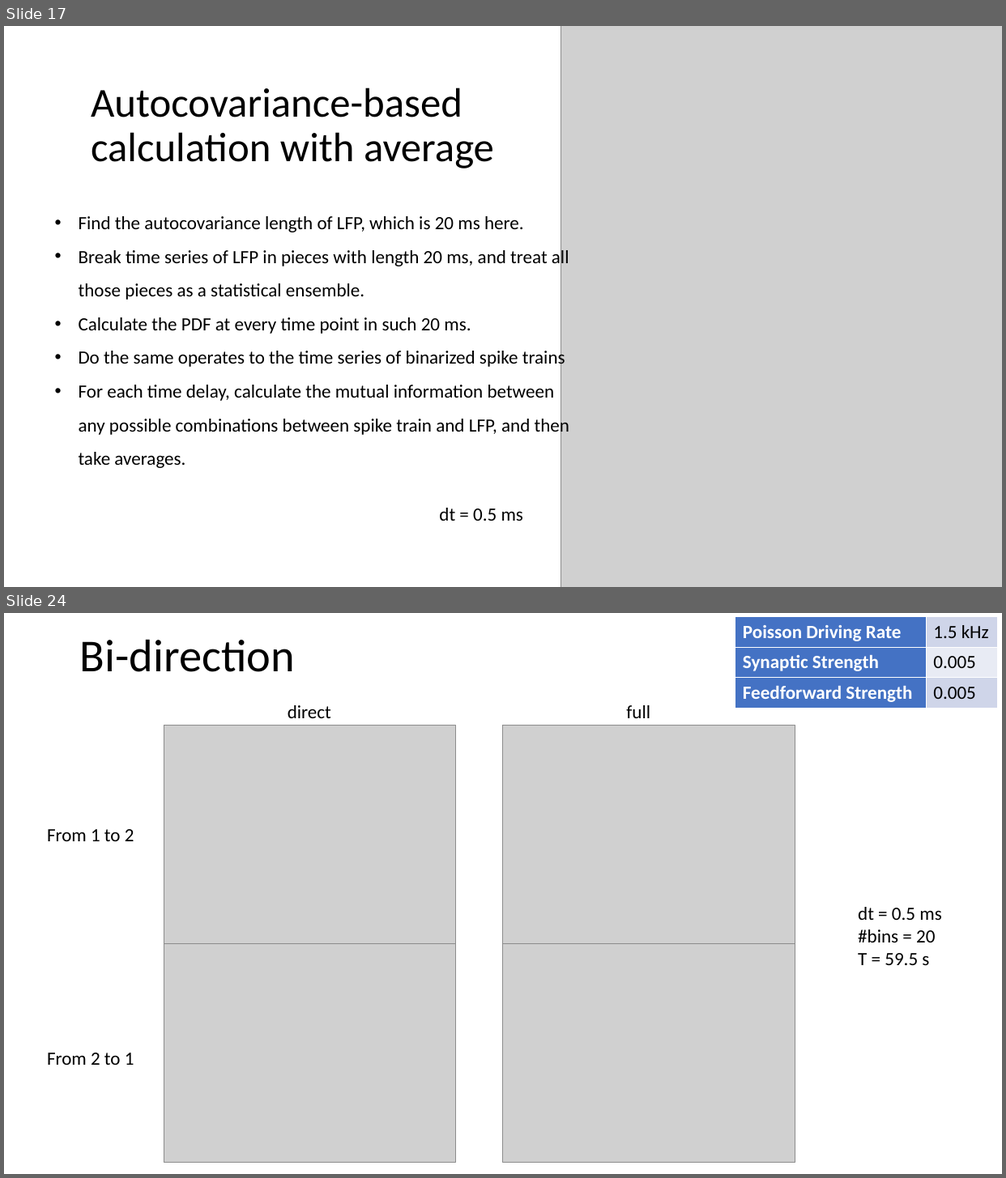
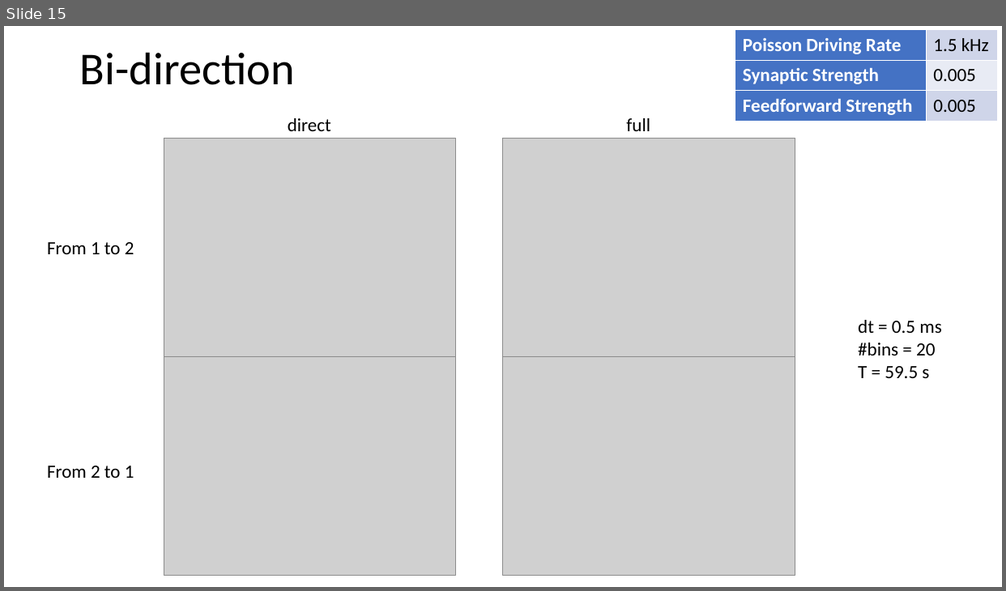
Before and after one commit to NeoNeuron/IF-neuronal-network, a slide deck: reports/oct31/Recent numerical results related to neuronal network simulation.pptx. Shown one above the other, each under a label of ours: slides 17 and 24 before the commit, slide 15 after it; the slides between them are not shown. The pictures are 1006x1178 and 1006x591 pixels, drawn with LibreOffice and Linux fonts; fonts in the diff are those of the drawing; grey boxes stand for pictures. Boxes give left, top, right and bottom in pixels: in the first picture for what was removed or moved away, otherwise in the second. Text is boxed around its words. In the diff, an @@ line names an element or a change of style, - is before the commit and + after.

```diff
--- a/reports/oct31/Recent numerical results related to neuronal network simulation.pptx
+++ b/reports/oct31/Recent numerical results related to neuronal network simulation.pptx
@@ slide 17 removed at [4, 26, 1002, 587], background #FFFFFF @@
@@ picture removed at [562, 26, 1002, 587] @@
@@ title removed at [91, 88, 494, 169] @@
-Autocovariance-based calculation with average
@@ text removed at [79, 216, 569, 468] @@
-• Find the autocovariance length of LFP, which is 20 ms here.
-• Break time series of LFP in pieces with length 20 ms, and treat all those pieces as a statistical ensemble.
-• Calculate the PDF at every time point in such 20 ms.
-• Do the same operates to the time series of binarized spike trains
-• For each time delay, calculate the mutual information between any possible combinations between spike train and LFP, and then take averages.
@@ text removed at [439, 508, 523, 521] @@
-dt = 0.5 ms
@@ what was slide 24 is now slide 15 @@
```
Also in this commit, not shown: 17 slides changed, 1 slide added, 12 other slides removed, 44 other files.
